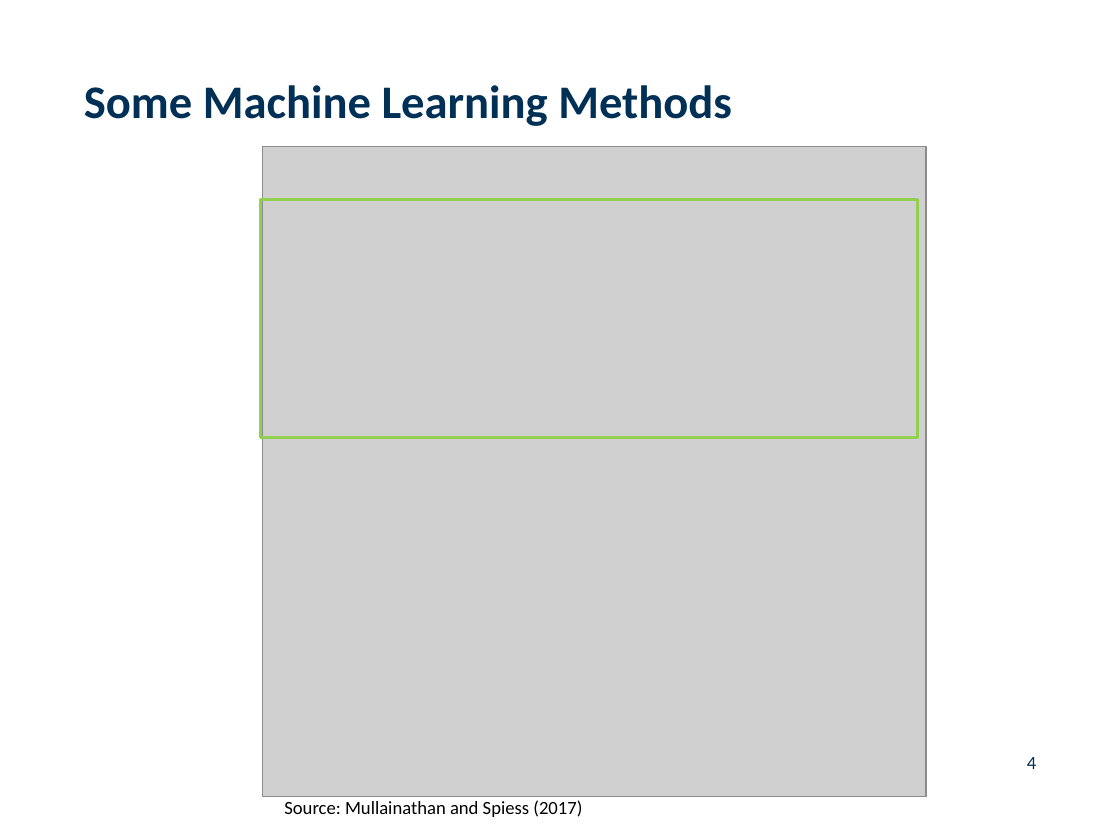
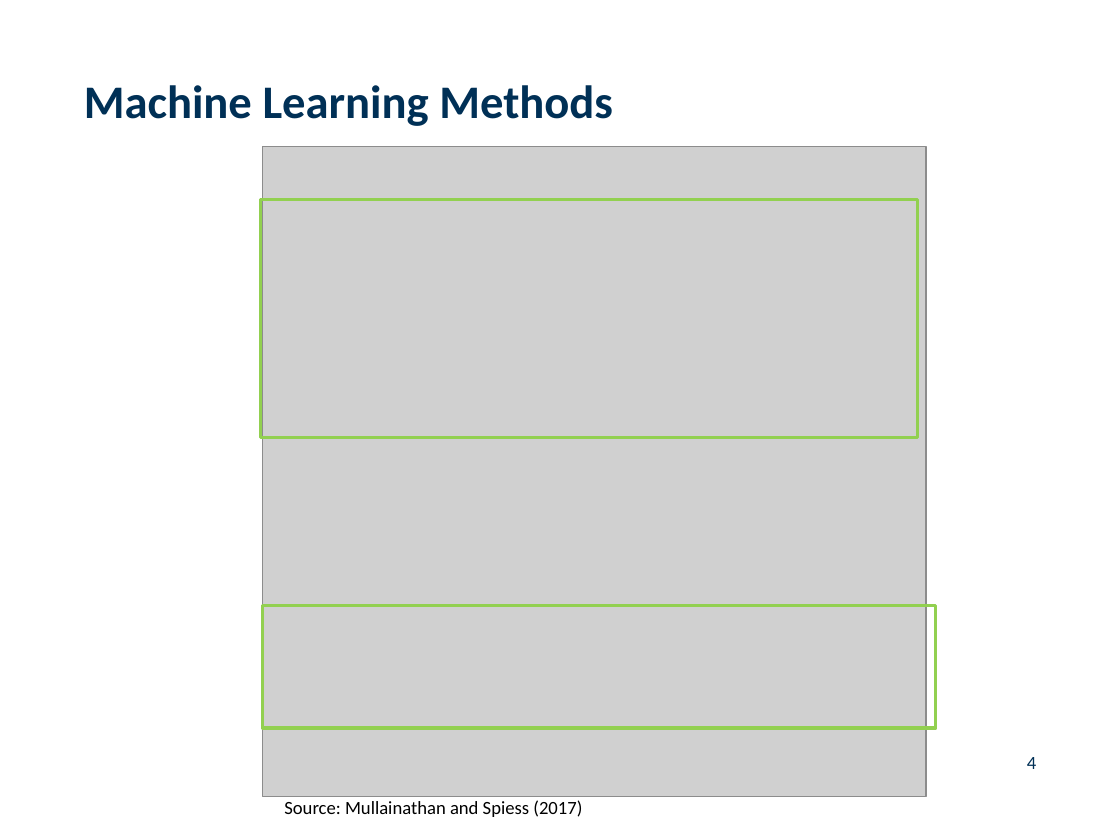
Before and after one commit to paveles/Machine_Learning_and_Equity_Index_Returns, a slide deck: slide 4 of reports/MachineLearning_StockMarketReturns_short.pptx. Drawn at 1120x840 pixels with LibreOffice and Linux fonts; fonts in the diff are those of the drawing; grey boxes stand for pictures; background and template pictures are left out. Boxes give left, top, right and bottom in pixels: in the first picture for what was removed or moved away, otherwise in the second. Text is boxed around its words. In the diff, an @@ line names an element or a change of style, - is before the commit and + after.

```diff
--- a/reports/MachineLearning_StockMarketReturns_short.pptx
+++ b/reports/MachineLearning_StockMarketReturns_short.pptx
@@ title at box(84, 85, 613, 126): text changed @@
-Some Machine Learning Methods
+Machine Learning Methods
@@ rectangle added at box(262, 605, 935, 728), outline #92D050 2 pt @@
```
Also in this commit, not shown: 5 other slides changed, 3 slides added, 1 slide removed, 2 other files.
